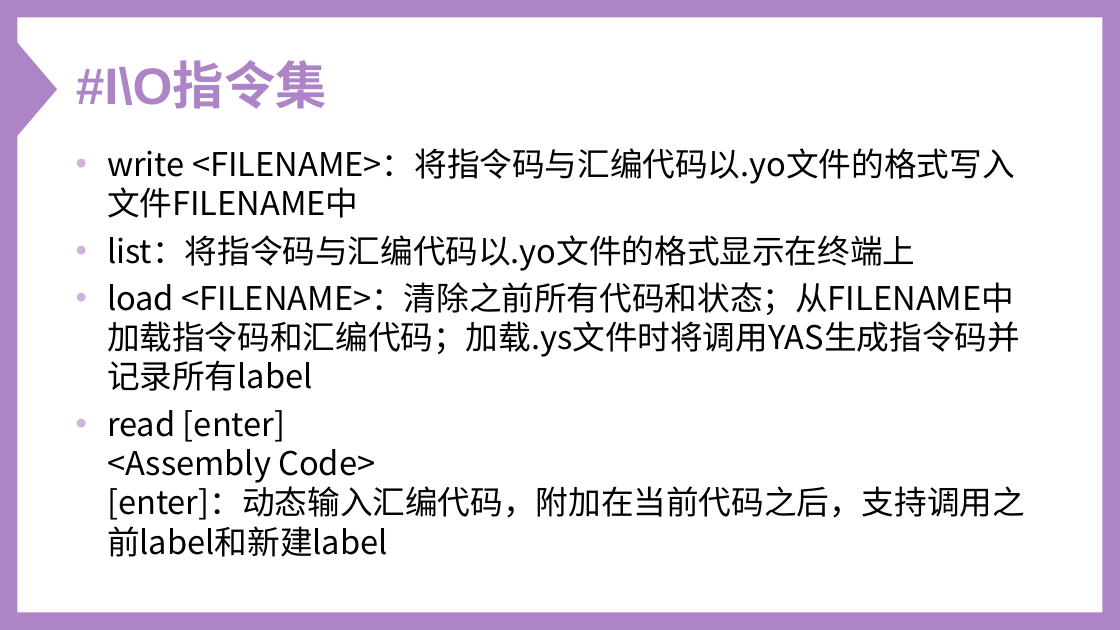
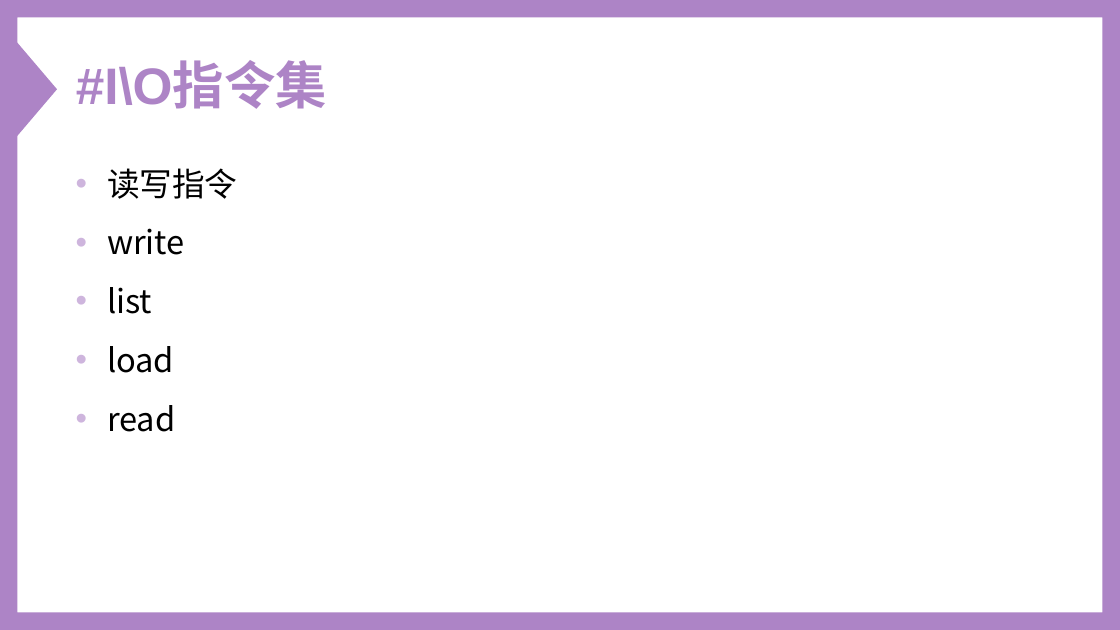
Before and after one commit to Oxer11/Y86, a slide deck: slide 12 of doc/Y-86 Simulator.ppt. Drawn at 1120x630 pixels with LibreOffice and Linux fonts; fonts in the diff are those of the drawing. Boxes give left, top, right and bottom in pixels: in the first picture for what was removed or moved away, otherwise in the second. Text is boxed around its words. In the diff, an @@ line names an element or a change of style, - is before the commit and + after.

```diff
--- a/doc/Y-86 Simulator.ppt
+++ b/doc/Y-86 Simulator.ppt
@@ freeform shape at [0, 0, 1119, 630]: outline redrawn @@
@@ text at [107, 168, 238, 432]: text changed @@
-• write <FILENAME>：将指令码与汇编代码以.yo文件的格式写入文件FILENAME中
-• list：将指令码与汇编代码以.yo文件的格式显示在终端上
-• load <FILENAME>：清除之前所有代码和状态；从FILENAME中加载指令码和汇编代码；加载.ys文件时将调用YAS生成指令码并记录所有label
-• read [enter]
-  <Assembly Code>
-  [enter]：动态输入汇编代码，附加在当前代码之后，支持调用之前label和新建label
+• 读写指令
+• write
+• list
+• load
+• read
```
Also in this commit, not shown: 23 other slides changed, 1 slide added, 2 slides removed, 4 other files.
